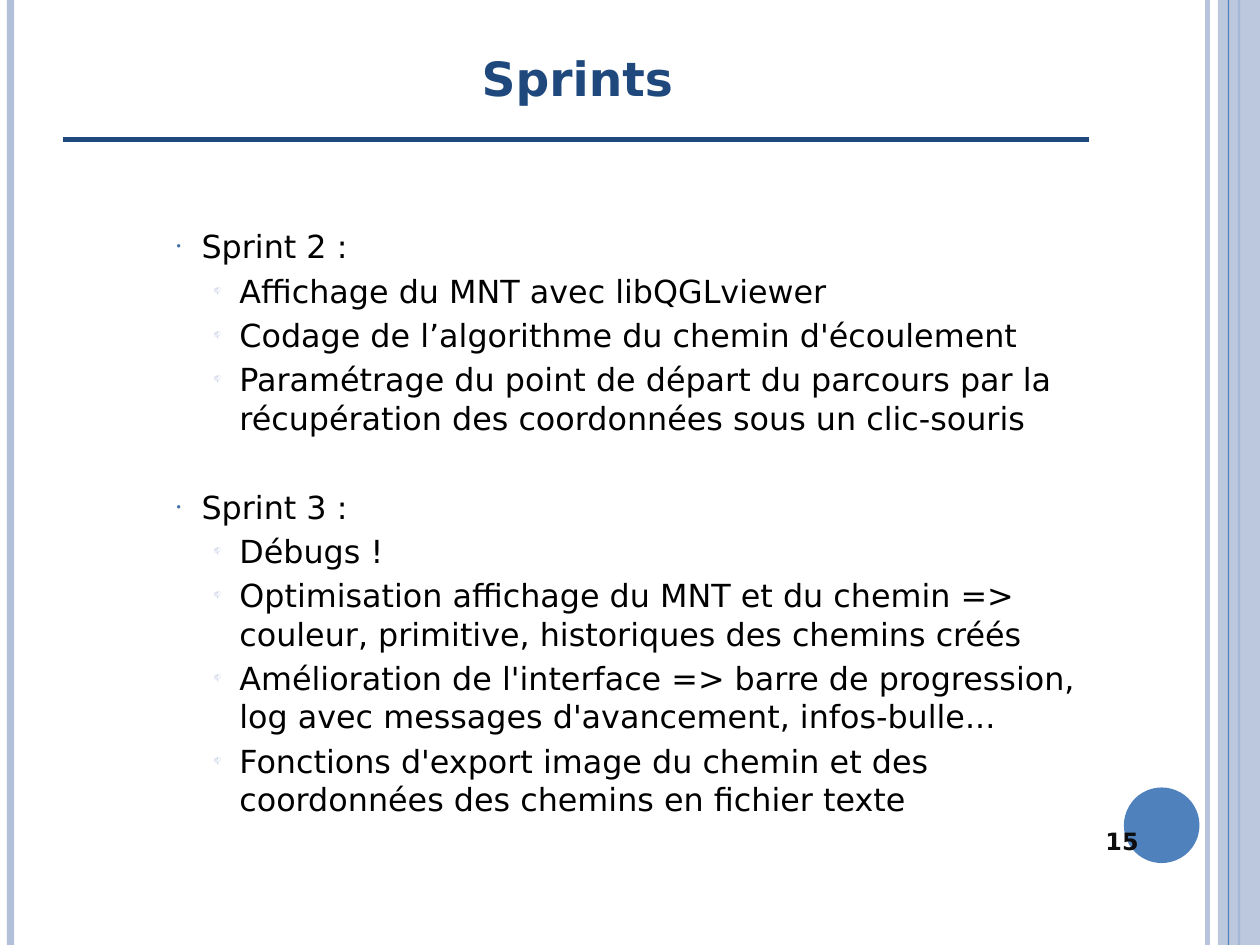
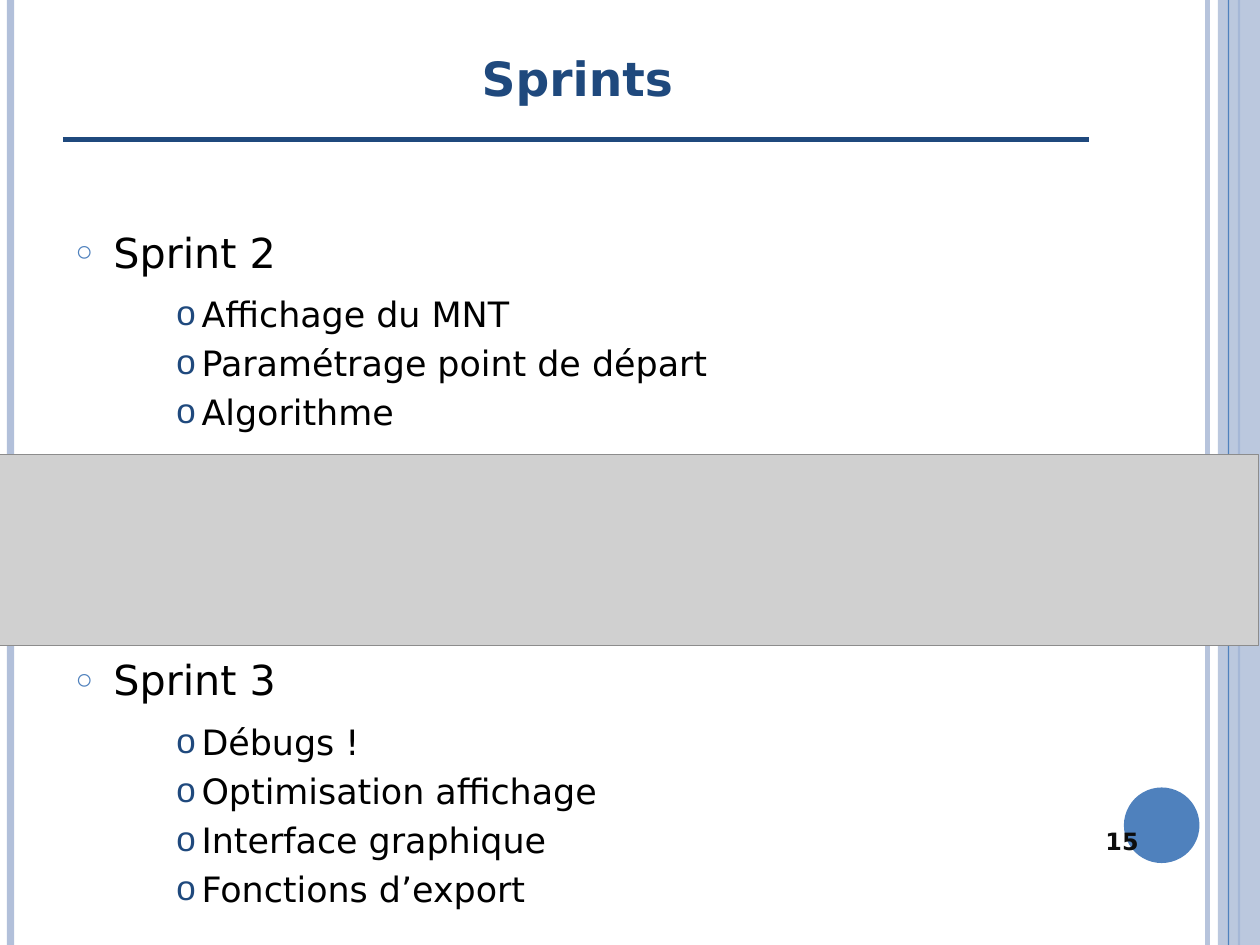
Before and after one commit to clemousse/megafi, a slide deck: slide 15 of doc/presentation.pptx. Drawn at 1260x945 pixels with LibreOffice and Linux fonts; fonts in the diff are those of the drawing; grey boxes stand for pictures; background and template pictures are left out. Boxes give left, top, right and bottom in pixels: in the first picture for what was removed or moved away, otherwise in the second. Text is boxed around its words. In the diff, an @@ line names an element or a change of style, - is before the commit and + after.

```diff
--- a/doc/presentation.pptx
+++ b/doc/presentation.pptx
@@ text at [113,236,707,704]: text changed; size 20 to 22 pt @@
-    ● Sprint 2 :
-      📫 Affichage du MNT avec libQGLviewer
-      📫 Codage de l’algorithme du chemin d'écoulement
-      📫 Paramétrage du point de départ du parcours par la récupération des coordonnées sous un clic-souris
-    ● Sprint 3 :
+○ Sprint 2
+    o Affichage du MNT
+    o Paramétrage point de départ
+    o Algorithme
+○ Sprint 3
@@ picture added at [0,455,1258,646] @@
@@ text at [202,727,335,763]: size 20 to 22 pt in "Débugs !"; bullet 📫 to o; list level 4 to 3 in "Débugs !"; bullet colour #B3C1DB to #1F497D @@
@@ text at [202,777,596,910]: text changed; size 20 to 22 pt @@
-      📫 Optimisation affichage du MNT et du chemin => couleur, primitive, historiques des chemins créés
-      📫 Amélioration de l'interface => barre de progression, log avec messages d'avancement, infos-bulle...
-      📫 Fonctions d'export image du chemin et des coordonnées des chemins en fichier texte
+    o Optimisation affichage
+    o Interface graphique
+    o Fonctions d’export
```
Also in this commit, not shown: 3 other slides changed, 1 other file.
